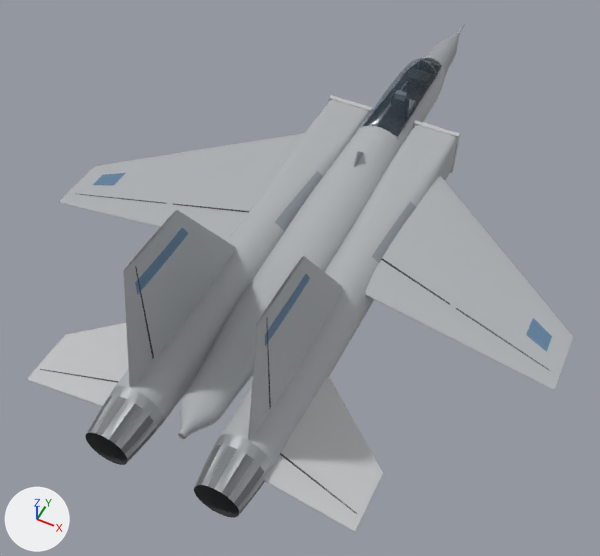
The glTF model Games/Wings/models/f15.glb, before and after one commit.
Both versions are drawn from a camera (50 mm lens) standing at (6.15, -14.51, 14.86) and looking at (-0.13, -1.95, -0.84). The lights are fixed; the arrows at lower left show +X, +Y and +Z. The first picture is the older version. Where no turn or scale is listed for an object, it has been applied to the vertices.

Objects in the first picture: 'antenna_spine', 'canopy', 'canopy_sill_R', 'cockpit_skin_right', 'engine_L', 'engine_R', 'engine_access_L', 'engine_access_R', 'fin_L', 'fin_R', 'fuselage_left', 'fuselage_right', 'fuselage_top', 'intake_lip_L0.62', 'intake_lip_R0.62', 'intake_side_R0.62', 'radome_right', 'radome_top', 'stabilizer_L', 'stabilizer_R', 'wing_L', 'wing_R' and 37 more.
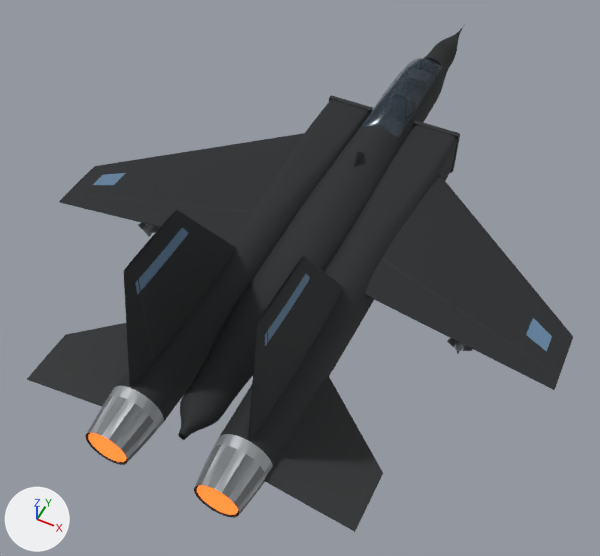
What changed in the scene script:
```text
Change mat_radome_gray:
    mat_radome_gray.base_color: (0.34, 0.36, 0.38) -> (0.0123, 0.0137, 0.0144)  # grey #9ea2a6 -> black #1d1f20
Change mat_airframe_gray:
    mat_airframe_gray.base_color: (0.43, 0.45, 0.47) -> (0.0168, 0.0194, 0.0212)  # grey #afb3b6 -> black #232628
Change mat_panel_gray:
    mat_panel_gray.base_color: (0.28, 0.31, 0.34) -> (0.016, 0.0185, 0.0203)  # grey #90979e -> black #222527
Change mat_control_gray:
    mat_control_gray.base_color: (0.54, 0.55, 0.56) -> (0.0252, 0.0284, 0.0296)  # light grey #c2c4c5 -> dark grey #2c2f30
Add mat_missile_gray:
    mat_missile_gray = principled_material('missile_gray')
    mat_missile_gray.base_color = (0.24, 0.26, 0.28)  # grey #868b90
    mat_missile_gray.metallic = 0.1
    mat_missile_gray.roughness = 0.7
Add mat_exhaust_core:
    mat_exhaust_core = principled_material('exhaust_core')
    mat_exhaust_core.base_color = (1.0, 0.23, 0.035)  # orange #ff8435
    mat_exhaust_core.roughness = 0.7
    mat_exhaust_core.emission_color = (1.0, 0.23, 0.035)  # orange #ff8435
    mat_exhaust_core.emission_strength = 1.0
Add me_missile_r2_fin_0__1:
    me_missile_r2_fin_0__1.from_pydata([(-0.1, -0.55, -0.012), (-0.1, -1.38, -0.012), (-0.3, -1.28, -0.012), (-0.1, -0.55, 0.012), (-0.3, -1.28, 0.012), (-0.1, -1.38, 0.012)], [], [(0, 1, 2), (3, 4, 5), (0, 2, 4), (0, 4, 3), (2, 1, 5), (2, 5, 4), (1, 0, 3), (1, 3, 5)])
    me_missile_r2_fin_0__1.materials.append(mat_nozzle_metal)  # grey #797c7e
Add me_missile_r2_body:
    me_missile_r2_body.from_pydata(...)  # 48 vertices, 92 faces; spans x -0.1..0.1, y -1.38..1.45, z -0.1..0.1
    me_missile_r2_body.materials.append(mat_missile_gray)  # grey #868b90
Add me_afterburner_r_disc:
    me_afterburner_r_disc.from_pydata(...)  # a 24-sided cylinder along y spanning x -0.46..0.46, y -0.025..0.025, z -0.46..0.46
    me_afterburner_r_disc.materials.append(mat_exhaust_core)  # orange #ff8435, glowing orange #ff8435
Add me_missile_l2_fin_0_1:
    me_missile_l2_fin_0_1.from_pydata([(0.1, -0.55, -0.012), (0.3, -1.28, -0.012), (0.1, -1.38, -0.012), (0.1, -0.55, 0.012), (0.1, -1.38, 0.012), (0.3, -1.28, 0.012)], [], [(0, 1, 2), (3, 4, 5), (0, 5, 1), (0, 3, 5), (1, 4, 2), (1, 5, 4), (2, 3, 0), (2, 4, 3)])
    me_missile_l2_fin_0_1.materials.append(mat_nozzle_metal)  # grey #797c7e
Add ob_missile_r2_fin_0__1:
    ob_missile_r2_fin_0__1 = bpy.data.objects.new('missile_R2_fin_0_-1', me_missile_r2_fin_0__1)
    ob_missile_r2_fin_0__1.location = (4.25, -1.25, -0.4)
Add ob_missile_r2_body:
    ob_missile_r2_body = bpy.data.objects.new('missile_R2_body', me_missile_r2_body)
    ob_missile_r2_body.location = (4.25, -1.25, -0.4)
Add ob_afterburner_r_disc:
    ob_afterburner_r_disc = bpy.data.objects.new('afterburner_R_disc', me_afterburner_r_disc)
    ob_afterburner_r_disc.location = (1.3, -8.4, -0.16)
Add ob_missile_l2_fin_0_1:
    ob_missile_l2_fin_0_1 = bpy.data.objects.new('missile_L2_fin_0_1', me_missile_l2_fin_0_1)
    ob_missile_l2_fin_0_1.location = (-4.25, -1.25, -0.4)
Add ob_missile_l2_body:
    ob_missile_l2_body = bpy.data.objects.new('missile_L2_body', me_missile_r2_body.copy())
    ob_missile_l2_body.location = (-4.25, -1.25, -0.4)
Add ob_afterburner_l_disc:
    ob_afterburner_l_disc = bpy.data.objects.new('afterburner_L_disc', me_afterburner_r_disc.copy())
    ob_afterburner_l_disc.location = (-1.3, -8.4, -0.16)
```

Boxes [x1, y1, x2, y2] around the edits, measured in the pictures (600 x 556 px):
'wing_R', recoloured (grey to black): [365, 174, 573, 390] in both
'engine_R', recoloured (grey to black): [219, 125, 457, 465] in both
'engine_L', recoloured (grey to black): [115, 100, 370, 421] in both
'wing_L', recoloured (grey to black): [59, 133, 304, 241] in both
'fuselage_top', recoloured (grey to black): [179, 126, 397, 435] in both
'stabilizer_R', recoloured (light grey to dark grey): [264, 376, 383, 532] in both
'fin_L', recoloured (grey to black): [123, 210, 236, 387] in both
'fin_R', recoloured (grey to black): [248, 256, 342, 440] in both
'stabilizer_L', recoloured (light grey to dark grey): [27, 323, 130, 406] in both
'fuselage_right', recoloured: [184, 140, 401, 438] in both
'fuselage_left', recoloured: [178, 129, 360, 435] in both
'engine_access_L', recoloured (grey to black): [275, 171, 323, 232] in both
'cockpit_skin_right', recoloured (grey to black): [397, 68, 445, 146] in both
'afterburner_R_disc', added (orange): after [197, 485, 239, 515]
'engine_access_R', recoloured (grey to black): [372, 202, 416, 263] in both
'afterburner_L_disc', added (orange): after [88, 433, 127, 462]
'radome_top', recoloured (grey to black): [424, 28, 462, 66] in both
'intake_lip_R0.62', recoloured (light grey to dark grey): [414, 120, 460, 138] in both
'radome_right', recoloured (grey to black): [443, 30, 462, 76] in both
'intake_lip_L0.62', recoloured (light grey to dark grey): [329, 95, 373, 112] in both
'canopy_sill_R', recoloured: [398, 66, 443, 139] in both
'antenna_spine', recoloured: [353, 151, 363, 167] in both
'intake_side_R0.62', recoloured: [451, 136, 460, 171] in both
'missile_R2_body', added: after [455, 341, 465, 351]
'missile_L2_body', added: after [143, 225, 154, 233]
'missile_R2_fin_0_-1', added: after [447, 338, 457, 347]
'missile_L2_fin_0_1', added: after [149, 226, 160, 233]
